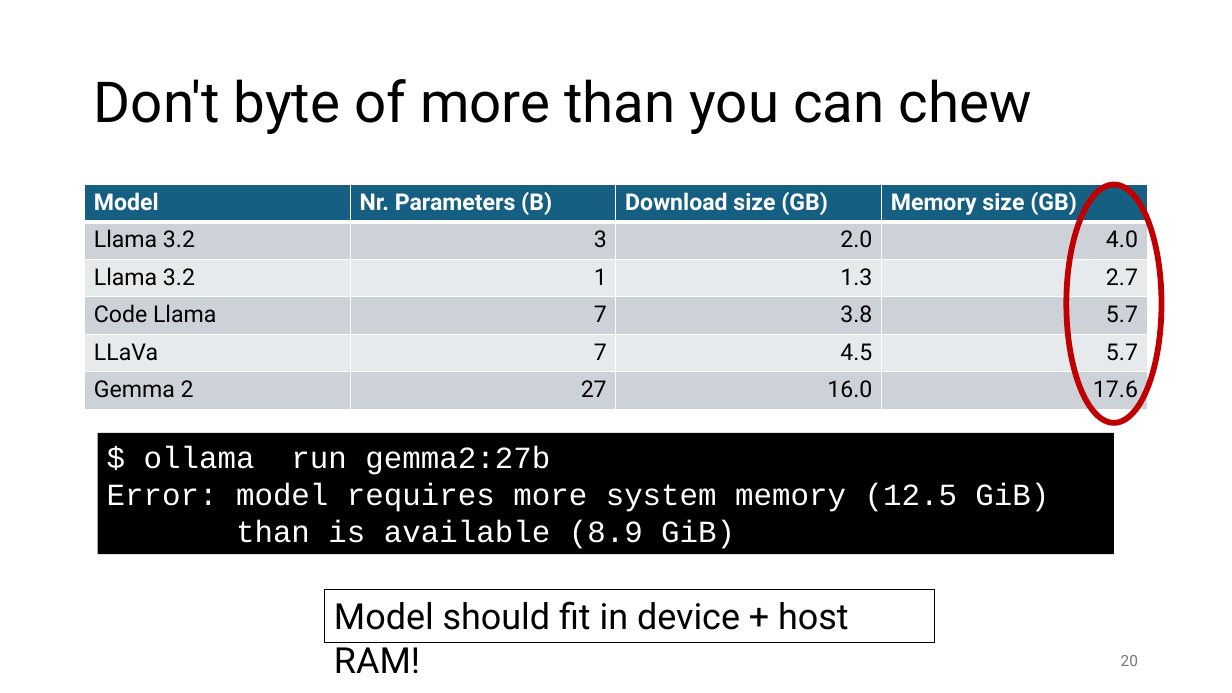
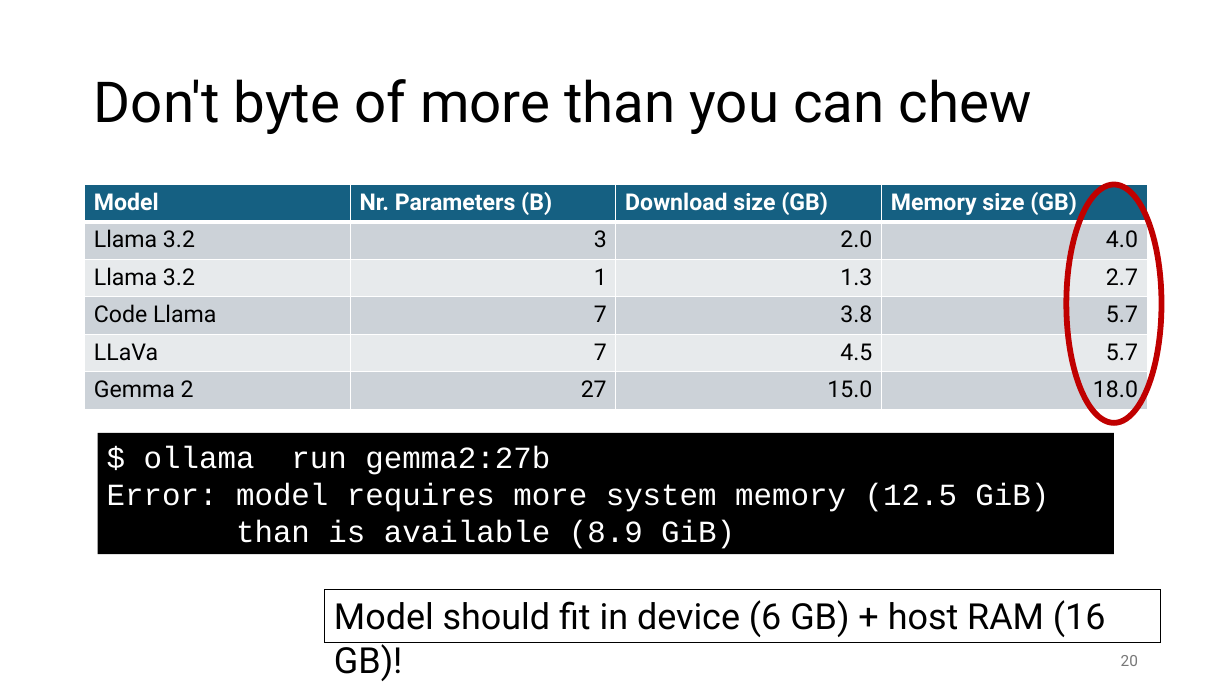
Before and after one commit to gjbex/Deploying-LLMs-locally, a slide deck: slide 20 of local_LLMs.pptx. Drawn at 1232x693 pixels with LibreOffice and Linux fonts; fonts in the diff are those of the drawing. Boxes give left, top, right and bottom in pixels: in the first picture for what was removed or moved away, otherwise in the second. Text is boxed around its words. In the diff, an @@ line names an element or a change of style, - is before the commit and + after.

Commit message:
Add Gemma 2 sizes

```diff
--- a/local_LLMs.pptx
+++ b/local_LLMs.pptx
@@ table at <box>85,185,1150,409</box> @@
-row 6, column 3: 16.0
+row 6, column 3: 15.0
-row 6, column 4: 17.6
+row 6, column 4: 18.0
@@ rectangle "Model should fit in device ...": place and size @@
-rectangle "Model should fit in device ..." at <box>325,590,935,642</box>
+rectangle "Model should fit in device ..." at <box>325,590,1162,642</box>
@@ text in rectangle at <box>334,600,1106,637</box>: text changed @@
-Model should fit in device + host RAM!
+Model should fit in device (6 GB) + host RAM (16 GB)!
```
